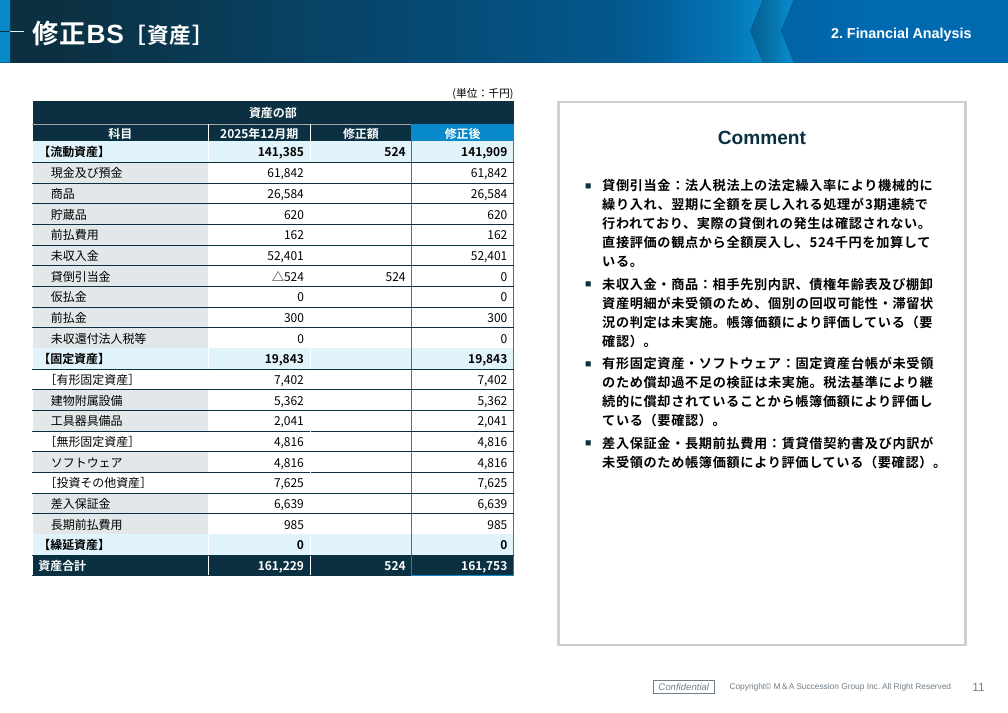
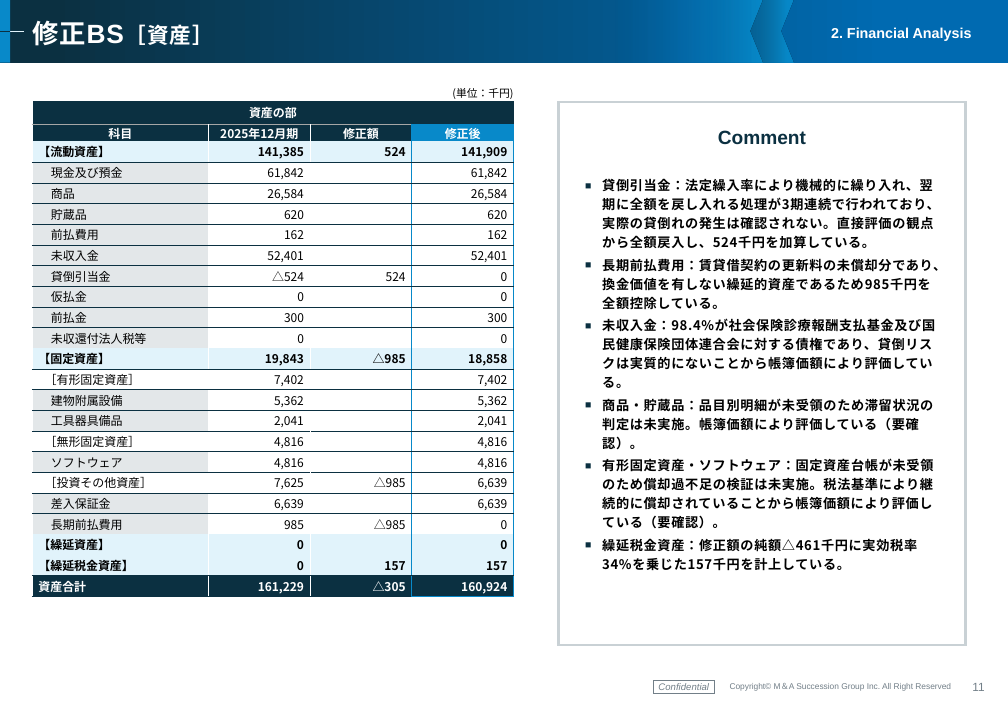
Before and after one commit to keisuketagaito/github-1st, a slide deck: slide 11 of 株式会社ミドリメディカル/株式会社ミドリメディカル_Valuation_Report_260819.pptx. Drawn at 1008x713 pixels with LibreOffice and Linux fonts; fonts in the diff are those of the drawing; background and template pictures are left out. Boxes give left, top, right and bottom in pixels: in the first picture for what was removed or moved away, otherwise in the second. Text is boxed around its words. In the diff, an @@ line names an element or a change of style, - is before the commit and + after.

```diff
--- a/株式会社ミドリメディカル/株式会社ミドリメディカル_Valuation_Report_260819.pptx
+++ b/株式会社ミドリメディカル/株式会社ミドリメディカル_Valuation_Report_260819.pptx
@@ table at [32,85,513,598] @@
-row 14, column 3: 
+row 14, column 3: △985
-row 14, column 4: 19,843
+row 14, column 4: 18,858
-row 20, column 3: 
+row 20, column 3: △985
-row 20, column 4: 7,625
+row 20, column 4: 6,639
-row 22, column 3: 
+row 22, column 3: △985
-row 22, column 4: 985
+row 22, column 4: 0
-row 24: 資産合計 | 161,229 | 524 | 161,753
+row 24: 【繰延税金資産】 | 0 | 157 | 157
+row 25: 資産合計 | 161,229 | △305 | 160,924
@@ text at [602,178,946,449]: text changed @@
-■ 貸倒引当金：法人税法上の法定繰入率により機械的に繰り入れ、翌期に全額を戻し入れる処理が3期連続で行われており、実際の貸倒れの発生は確認されない。直接評価の観点から全額戻入し、524千円を加算している。
-■ 未収入金・商品：相手先別内訳、債権年齢表及び棚卸資産明細が未受領のため、個別の回収可能性・滞留状況の判定は未実施。帳簿価額により評価している（要確認）。
+■ 貸倒引当金：法定繰入率により機械的に繰り入れ、翌期に全額を戻し入れる処理が3期連続で行われており、実際の貸倒れの発生は確認されない。直接評価の観点から全額戻入し、524千円を加算している。
+■ 長期前払費用：賃貸借契約の更新料の未償却分であり、換金価値を有しない繰延的資産であるため985千円を全額控除している。
+■ 未収入金：98.4%が社会保険診療報酬支払基金及び国民健康保険団体連合会に対する債権であり、貸倒リスクは実質的にないことから帳簿価額により評価している。
+■ 商品・貯蔵品：品目別明細が未受領のため滞留状況の判定は未実施。帳簿価額により評価している（要確認）。
@@ text at [602,538,917,571]: text changed @@
-■ 差入保証金・長期前払費用：賃貸借契約書及び内訳が未受領のため帳簿価額により評価している（要確認）。
+■ 繰延税金資産：修正額の純額△461千円に実効税率34%を乗じた157千円を計上している。
```
Also in this commit, not shown: 8 other slides changed, 2 other files.
